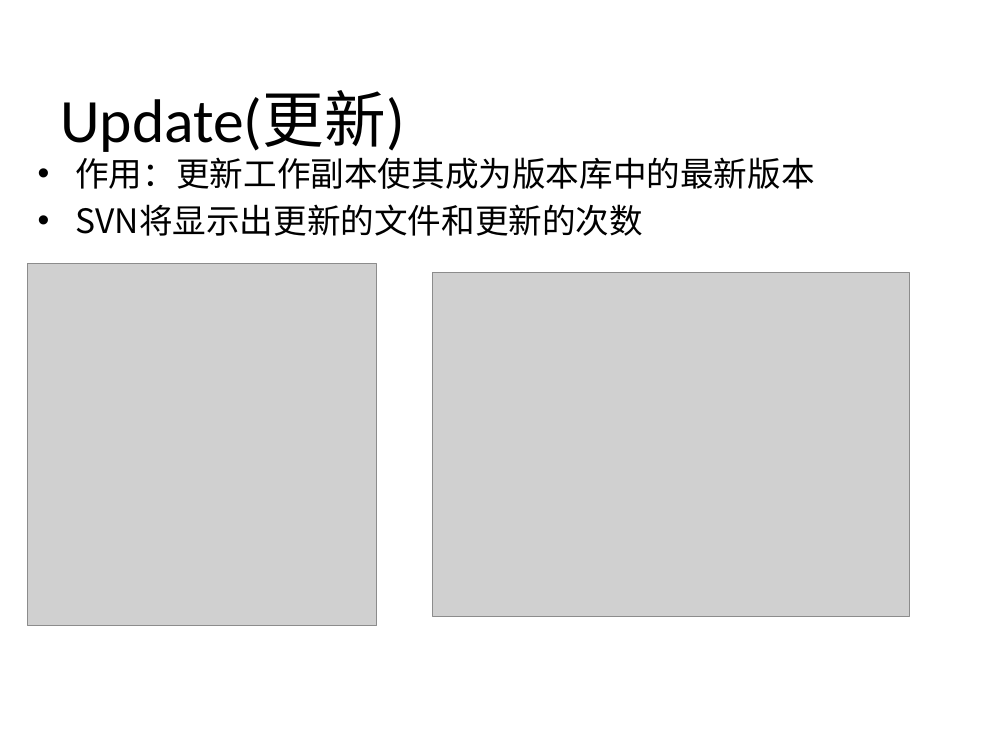
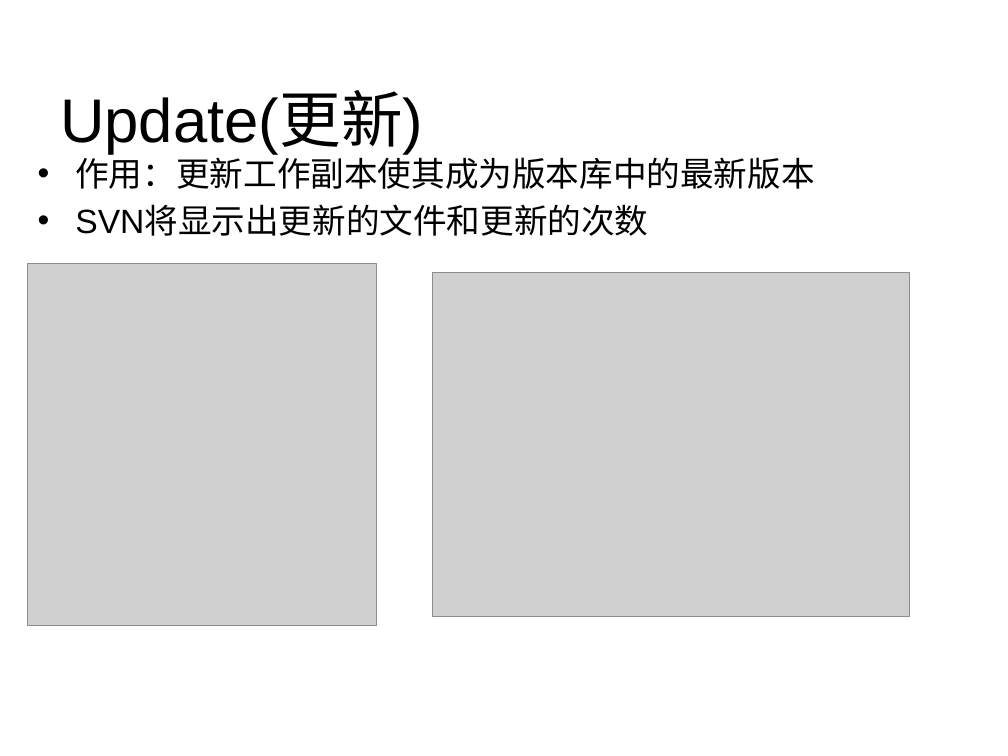
Before and after one commit to 39627020/learngit, a slide deck: slide 22 of 版本控制软件-SVN.pptx (slide 23 before the commit). Drawn at 1008x756 pixels with LibreOffice and Linux fonts; fonts in the diff are those of the drawing; grey boxes stand for pictures; background and template pictures are left out. Boxes give left, top, right and bottom in pixels: in the first picture for what was removed or moved away, otherwise in the second. Text is boxed around its words. In the diff, an @@ line names an element or a change of style, - is before the commit and + after.

```diff
--- a/版本控制软件-SVN.pptx
+++ b/版本控制软件-SVN.pptx
@@ text "Update(更新)" at box(60, 93, 423, 154): font Calibri to Arial @@
@@ text "作用：更新工作副本使其成为版本库中的最新版本" at box(75, 151, 814, 236): font Noto Sans CJK SC to Arial @@
```
Also in this commit, not shown: 24 other slides changed, 1 slide removed, 1 other file.
